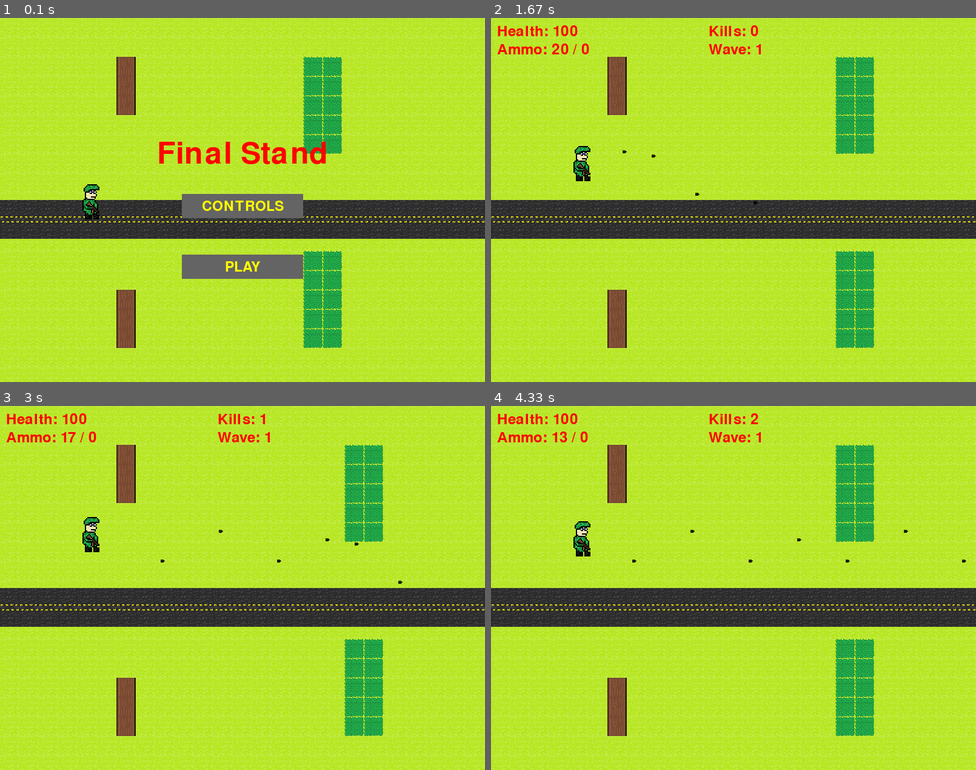
Above: before the commit, frames 1-4 (two rows, left to right).
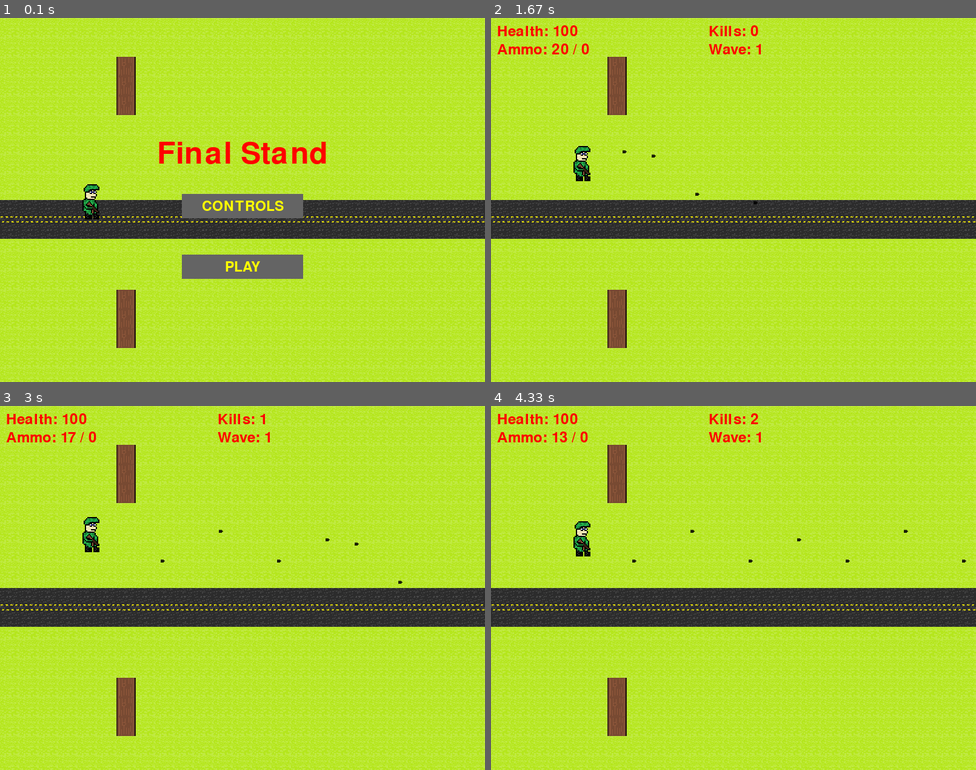
Above: after the commit, the same moments.

Repository: Killswitch5150/Final-Stand
Game: pygame game, started from main.py
The game is run twice, just before and just after one commit, with the same random seed, the same clock (stepped at 60 frames per second) and the same inputs.
Inputs:
- Up to frame 1 (0.1 s): no input
- Up to frame 2 (1.67 s): click "PLAY" at 0.38 s; tap Space at 0.67, 1.07, 1.37, 1.57 s; hold Up 1-1.47 s; hold Down from 1.5 s (still down)
- Up to frame 3 (3 s): release Down at 1.8 s; hold Up 1.83-2.2 s; tap Space at 1.9, 2.3, 2.7 s; hold Down 2.23-2.6 s; hold Up 2.63-2.93 s; hold Down from 2.97 s (still down)
- Up to frame 4 (4.33 s): tap Space at 3.03, 3.37, 3.77, 4.17 s; release Down at 3.27 s; hold Up 3.3-3.67 s; hold Down 3.7-4.07 s; hold Up from 4.1 s (still down)

The runs differ from the first frame. In frame 1, 3.8% of the frame differs, in the area x 62-71%, y 10-91%; in frame 2, 3.9%, in the area x 71-79%, y 10-91%; in frame 3, 3.9%; in frame 4, 3.9%.

Commit message:
-removed deprecated code -removed bush generation and commented out code to possibly be re-implemented if i can figure out how to do it better

Diff:
--- a/main.py
+++ b/main.py
@@ -34,39 +34,39 @@
     for x in range(0, 800, road_bottom_width):
         window.blit(spr_road_bottom, (x, 332))
 
-def decide_bush_points():
-    global bush_x, bush_x_alt
-    bush_x_list = [300, 400, 500, 600]
-    bush_x = random.choice(bush_x_list)
-    bush_x_alt_list = [1, 2]
-    bush_x_alt_raw = random.choice(bush_x_alt_list)
-    if bush_x_alt_raw == 1:
-        bush_x_alt_int = 32
-    elif bush_x_alt_raw == 2:
-        bush_x_alt_int = -32
-    bush_x_alt = bush_x + bush_x_alt_int
-
-def create_bushes():
-    window.blit(spr_bush_image, (bush_x, 64))
-    window.blit(spr_bush_image, (bush_x, 96))
-    window.blit(spr_bush_image, (bush_x, 128))
-    window.blit(spr_bush_image, (bush_x, 160))
-    window.blit(spr_bush_image, (bush_x, 192))
-    window.blit(spr_bush_image, (bush_x, 384))
-    window.blit(spr_bush_image, (bush_x, 416))
-    window.blit(spr_bush_image, (bush_x, 448))
-    window.blit(spr_bush_image, (bush_x, 480))
-    window.blit(spr_bush_image, (bush_x, 512))
-    window.blit(spr_bush_image, (bush_x_alt, 64))
-    window.blit(spr_bush_image, (bush_x_alt, 96))
-    window.blit(spr_bush_image, (bush_x_alt, 128))
-    window.blit(spr_bush_image, (bush_x_alt, 160))
-    window.blit(spr_bush_image, (bush_x_alt, 192))
-    window.blit(spr_bush_image, (bush_x_alt, 384))
-    window.blit(spr_bush_image, (bush_x_alt, 416))
-    window.blit(spr_bush_image, (bush_x_alt, 448))
-    window.blit(spr_bush_image, (bush_x_alt, 480))
-    window.blit(spr_bush_image, (bush_x_alt, 512))
+#def decide_bush_points():
+#    global bush_x, bush_x_alt
+#    bush_x_list = [300, 400, 500, 600]
+#    bush_x = random.choice(bush_x_list)
+#    bush_x_alt_list = [1, 2]
+#    bush_x_alt_raw = random.choice(bush_x_alt_list)
+#    if bush_x_alt_raw == 1:
+#        bush_x_alt_int = 32
+#    elif bush_x_alt_raw == 2:
+#        bush_x_alt_int = -32
+#    bush_x_alt = bush_x + bush_x_alt_int
+
+#def create_bushes():
+#    window.blit(spr_bush_image, (bush_x, 64))
+#    window.blit(spr_bush_image, (bush_x, 96))
+#    window.blit(spr_bush_image, (bush_x, 128))
+#    window.blit(spr_bush_image, (bush_x, 160))
+#    window.blit(spr_bush_image, (bush_x, 192))
+#    window.blit(spr_bush_image, (bush_x, 384))
+#    window.blit(spr_bush_image, (bush_x, 416))
+#    window.blit(spr_bush_image, (bush_x, 448))
+#    window.blit(spr_bush_image, (bush_x, 480))
+#    window.blit(spr_bush_image, (bush_x, 512))
+#    window.blit(spr_bush_image, (bush_x_alt, 64))
+#    window.blit(spr_bush_image, (bush_x_alt, 96))
+#    window.blit(spr_bush_image, (bush_x_alt, 128))
+#    window.blit(spr_bush_image, (bush_x_alt, 160))
+#    window.blit(spr_bush_image, (bush_x_alt, 192))
+#    window.blit(spr_bush_image, (bush_x_alt, 384))
+#    window.blit(spr_bush_image, (bush_x_alt, 416))
+#    window.blit(spr_bush_image, (bush_x_alt, 448))
+#    window.blit(spr_bush_image, (bush_x_alt, 480))
+#    window.blit(spr_bush_image, (bush_x_alt, 512))
 
 def render_environment():
             #draw world elements for the background
@@ -184,13 +184,6 @@
     def draw(self, surface):
         import scripts.gui_text_vals as gui_text_vals
         messageisvisible = True
-
-        #while messageisvisible:
-        #    surface.blit(gui_text_vals.reloadinprogresstext_cantshoot, (width // 2 - gui_text_vals.reloadingtext_empty.get_width() // 2, height // 4))
-        #    current_time3 = pygame.time.get_ticks()
-        #    msg_delay = 1000
-        #    if current_time3 >= msg_delay:
-        #        messageisvisible = False
 
 
 class InputHandler: #handle 'Global' game key inputs (accessible anywhere in the game)
@@ -270,22 +263,6 @@
         else:
             return "Get A Life"
 
-    #def handle_input(self): #function to handle input
-    #    while True: #loop while input handling is active
-    #        for event in pygame.event.get(): #read events
-    #            if event.type == pygame.QUIT: #if player quits
-    #                pygame.quit() #quit game
-    #            if event.type == pygame.KEYDOWN: #read key input
-    #                if event.key == pygame.K_x: #if player hits X key
-    #                    if console_debugging: #debug output
-    #                        print('user triggered game restart')
-    #                    return "RESTART" #return restart value
-    #                if event.key == pygame.K_q or pygame.K_ESCAPE: #if player hits Q or ESC key
-    #                    if console_debugging: #debug output
-    #                        print('user triggered quit game')
-    #                    return "QUIT" #return quit value
-    #        return None #return none if input is invalid
-
 class Player: #player class
     def __init__(self, x, y):
         self.x = x
@@ -448,7 +425,7 @@
 
     running = True #enables running loop to begin
 
-    decide_bush_points()
+    #decide_bush_points()
 
     while running:
         for event in pygame.event.get(): #event listener
@@ -479,7 +456,7 @@
 
         create_tiling() #creates the background
         render_environment() #creates the game world
-        create_bushes()
+        #create_bushes()
 
         #drawing UI elements
         title_text = game_fonts.font.render(varGameName, True, (255, 0, 0)) #use varGameName for the main menu screen
@@ -556,7 +533,7 @@
     ammo_drop_spawn_interval = 100000 #spawn timer placeholder variable for initialization
     enemy_spawn_timer = 0 #enemy timer placeholder variable for initialization
 
-    decide_bush_points()
+    #decide_bush_points()
 
     running = True #allows main loop to execute
 
@@ -733,7 +710,7 @@
         for enemy in enemies:
             enemy.draw(window)
 
-        create_bushes()
+        #create_bushes()
 
         #drawing bullets
         for bullet in bullets:
